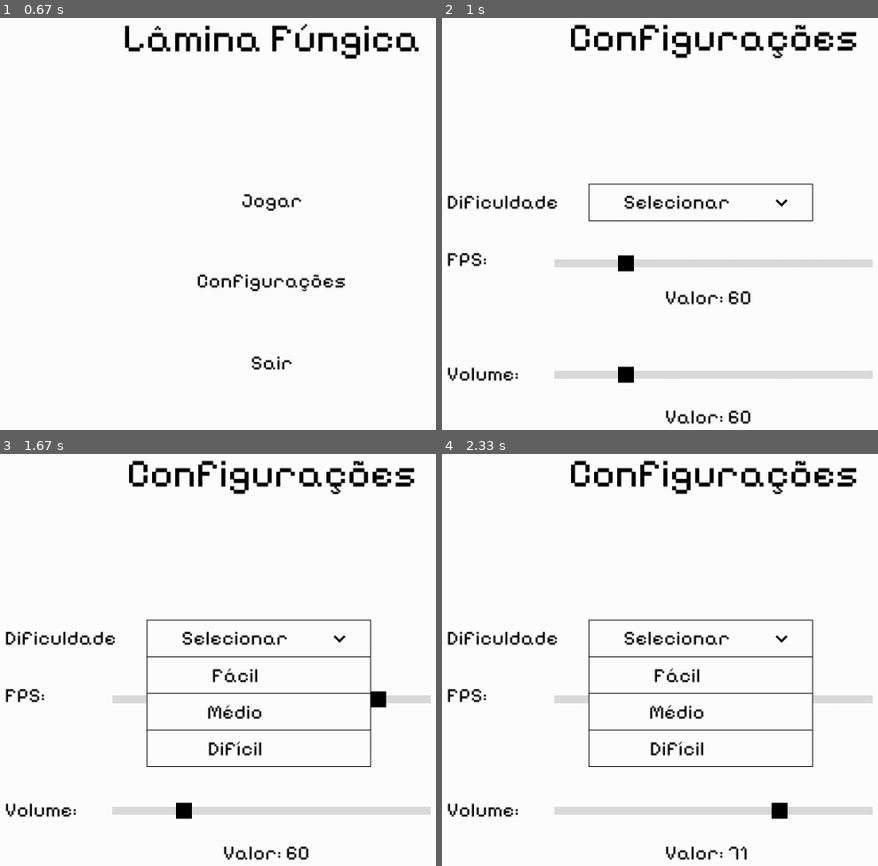
Above: before the commit, frames 1-4 (two rows, left to right).
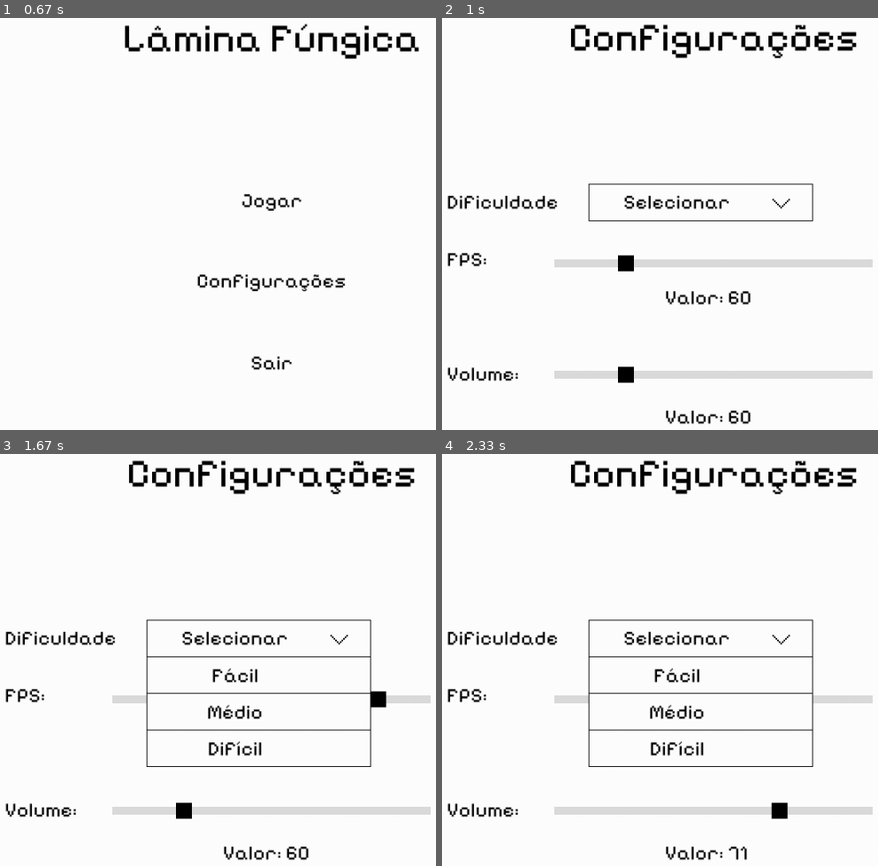
Above: after the commit, the same moments.

Repository: vtamorim/Projeto-pygame
Game: pygame game, started from Jogo/main.py
Same seed, same stepped clock (60 frames per second), same inputs: the game is played once before the commit and once after it.
Inputs (mouse positions are in pixels of both pictures, inside the frame that each line leads up to):
- Up to frame 1 (0.67 s): click (239, 285) at 0.38 s
- Up to frame 2 (1 s): press the mouse at (681, 285) at 0.7 s; move the mouse to (594, 166) at 0.8 s; release the mouse at (507, 46) at 0.93 s
- Up to frame 3 (1.67 s): press the mouse at (183, 697) at 1.03 s; move the mouse to (379, 804) at 1.13 s; release the mouse at (outside the picture) at 1.27 s; press the mouse at (257, 635) at 1.37 s; move the mouse to (178, 758) at 1.47 s; release the mouse at (outside the picture) at 1.6 s
- Up to frame 4 (2.33 s): press the mouse at (821, 697) at 1.7 s; move the mouse to (655, 742) at 1.8 s; release the mouse at (489, 783) at 1.93 s; press the mouse at (625, 808) at 2.03 s; move the mouse to (777, 853) at 2.13 s; release the mouse at (outside the picture) at 2.27 s

Frame 1 is identical in both runs. In frame 2, less than 0.1% of the frame differs, in the area x 75-80%, y 43-47%; in frame 3, less than 0.1%; in frame 4, less than 0.1%.

Commit message:
commitizin de cria

Diff:
--- a/Jogo/game.py
+++ b/Jogo/game.py
@@ -0,0 +1,46 @@
+#Variaveis
+
+
+#Jogador Modo Fácil
+Vida = 150
+Ataque_1 = 15 #Sem Tempo de Recarga
+Ataque_2 = 20 # 1.5 segundos de TdR
+Ataque_Especial = 40 # 2 segundos de TdR
+Ataque_Pulo = 18 # Sem Tempo de Recarga
+Defesa = 10 #O jogador poderá defender de 5 ataques/golpes em um intervalo de tempo
+Velocidade = 1.25
+
+#Jogador Modo Médio
+Vida = 100
+Ataque_1 = 10 #Sem Tempo de Recarga
+Ataque_2 = 15 # 1.5 segundos de TdR
+Ataque_Especial = 45 # 4 Segundos de Tdr
+Ataque_Pulo = 12 # Sem Tempo de Recarga
+Defesa = 5 #O jogador poderá defender de 5 ataques/golpes em um intervalo de tempo
+Velocidade = 1.15
+
+
+#Jogador Modo Díficil
+Vida = 80
+Ataque_1 = 7 #Sem Tempo de Recarga
+Ataque_2 = 10 # 1.5 segundos de TdR
+Ataque_Especial = 40 # 5 segundos de TdR
+Ataque_Pulo = 10 # Sem Tempo de Recarga
+Defesa = 3 #O jogador poderá defender de 5 ataques/golpes em um intervalo de tempo
+Velocidade = 1.05
+
+
+#Cogumelo Modo Fácil
+Vida = 30
+Ataque = 10
+Distancia = 3 #Blocos
+
+#Cogumelo Modo Médio
+Vida = 35
+Ataque = 15
+Distancia = 5 #Blocos
+
+#Cogumelo Modo Difícil
+Vida = 50
+Ataque = 20
+Distancia = 7 #Blocos
--- /dev/null
+++ b/Jogo/menu.py
@@ -0,0 +1,185 @@
+import pygame
+import pygame.freetype
+
+# Inicializando Pygame e FreeType
+pygame.init()
+pygame.freetype.init()
+
+width, height = 1000, 720
+screen = pygame.display.set_mode((width, height))
+clock = pygame.time.Clock()
+
+font_path_title = pygame.freetype.Font('Jogo/PixelifySans-VariableFont_wght.ttf', 50)
+font_path_options = pygame.freetype.Font('Jogo/PixelifySans-VariableFont_wght.ttf', 25)
+
+
+def menu(screen, font_path_title, font_path_options, clock):
+    running = True
+    while running:
+        screen.fill((255, 255, 255))
+        mouse = pygame.mouse.get_pos()
+
+        title_surface, titlerect = font_path_title.render("Lâmina Fúngica", (0, 0, 0))
+        titlerect = title_surface.get_rect(center=(500, 100))
+        screen.blit(title_surface, titlerect)
+
+        # Botões
+        first_option, first_option_rect = font_path_options.render("Iniciar", (0, 0, 0))
+        first_option_rect = first_option.get_rect(center=(500, 300))
+        screen.blit(first_option, first_option_rect)
+
+        second_option, second_option_rect = font_path_options.render("Configurações", (0, 0, 0))
+        second_option_rect = second_option.get_rect(center=(500, 400))
+        screen.blit(second_option, second_option_rect)
+
+        three_option, three_option_rect = font_path_options.render("Sair", (0, 0, 0))
+        three_option_rect = three_option.get_rect(center=(500, 500))
+        screen.blit(three_option, three_option_rect)
+
+        pygame.display.flip()
+
+        for event in pygame.event.get():
+            if event.type == pygame.QUIT:
+                running = False
+
+            if event.type == pygame.MOUSEBUTTONDOWN:
+                if event.button == 1:
+                    if first_option_rect.collidepoint(mouse):
+                        print("Iniciar Jogo")
+                        running = False
+                    elif second_option_rect.collidepoint(mouse):
+                        config(screen, font_path_title, font_path_options, clock)  # Chama config()
+                    elif three_option_rect.collidepoint(mouse):
+                        running = False
+
+        clock.tick(60)
+
+def config(screen, font_path_title, font_path_options, clock):
+    def mostrar_opcoes():
+        pygame.display.set_caption("Opções")
+    dificuldade = ['Fácil', 'Médio', 'Difícil']
+    dif_sel = "Selecionar"
+    largura_borda = 1
+    padding = 30
+    dif_padding = 600
+    mostrar_opcoes = False
+    setinha = pygame.transform.scale(pygame.image.load('Jogo/setinha.png'), (30, 30))
+    min_value = 0
+    max_value_fps = 120
+    max_value_volume = 100
+    slider_value_fps = (max_value_fps - min_value) * 0.5
+    slider_rect_fps = pygame.Rect(300, 720//2, 400, 10)
+    slider_handle_fps = pygame.Rect(380, 720//2 - 5, 20, 20)
+
+    slider_rect_volume = pygame.Rect(300, 500, 400, 10)
+    slider_handle_volume = pygame.Rect(380, 500 - 5, 20, 20)
+    slider_value_volume = (max_value_fps - min_value) * 0.5
+
+    def draw_slider_fps():
+        pygame.draw.rect(screen, (220, 220, 220), slider_rect_fps)
+        pygame.draw.rect(screen, (0, 0, 0), slider_handle_fps)
+
+    def update_slider_fps(x_position):
+        nonlocal slider_handle_fps, slider_value_fps
+        if slider_rect_fps.left < x_position < slider_rect_fps.right:
+            slider_handle_fps.centerx = x_position
+            slider_value_fps = min_value + ((slider_handle_fps.centerx - slider_rect_fps.left) / slider_rect_fps.width) * (max_value_fps - min_value)
+
+    def draw_slider_volume():
+        pygame.draw.rect(screen, (220, 220, 220), slider_rect_volume)
+        pygame.draw.rect(screen, (0, 0, 0), slider_handle_volume)
+
+    def update_slider_volume(x_position):
+        nonlocal slider_handle_volume, slider_value_volume
+        if slider_rect_volume.left < x_position < slider_rect_volume.right:
+            slider_handle_volume.centerx = x_position
+            slider_value_volume = min_value + ((slider_handle_volume.centerx - slider_rect_volume.left) / slider_rect_volume.width) * (max_value_volume - min_value)
+
+    running = True
+    dragging_fps = False
+    dragging_volume = False
+
+    while running:
+        screen.fill((255, 255, 255))
+        mouse = pygame.mouse.get_pos()
+        arrow = pygame.transform.scale(pygame.image.load("Jogo/arrow.png"),(30,30))
+        arrow_rect = arrow.get_rect(topleft = (0,0))
+
+
+        for event in pygame.event.get():
+            if event.type == pygame.QUIT:
+                running = False
+            if event.type == pygame.MOUSEBUTTONDOWN:
+                if event.button == 1:
+                    if 350 < mouse[0] < 620 and 260 < mouse[1] < 310:
+                        mostrar_opcoes = not mostrar_opcoes
+                # Detecta se o clique foi nos sliders
+                if slider_handle_fps.collidepoint(event.pos):
+                    dragging_fps = True
+                if slider_handle_volume.collidepoint(event.pos):
+                    dragging_volume = True
+                if arrow_rect.collidepoint(mouse):
+                    menu(screen, font_path_title, font_path_options, clock)
+            elif event.type == pygame.MOUSEBUTTONUP:
+                dragging_fps = False
+                dragging_volume = False
+            elif event.type == pygame.MOUSEMOTION:
+                if dragging_fps:
+                    update_slider_fps(event.pos[0])
+                if dragging_volume:
+                    update_slider_volume(event.pos[0])
+
+        draw_slider_fps()
+        draw_slider_volume()
+        text_surface, _ = font_path_options.render(f"Valor: {slider_value_fps:.0f}", (0, 0, 0))
+        screen.blit(text_surface, (440, 400))
+        fps_config, fps_rect = font_path_options.render("FPS:", (0, 0, 0))
+        fps_rect = fps_config.get_rect(midleft = (width//6, height*0.5))
+        screen.blit(fps_config,fps_rect)
+
+
+        text_volum,_ = font_path_options.render(f"Valor: {slider_value_volume:.0f}", (0, 0, 0))
+        screen.blit(text_volum, (440, 550))
+        vol_config, vol_rect = font_path_options.render("Volume:", (0, 0, 0))
+        vol_rect = vol_config.get_rect(midleft = (width//6, height*0.7))
+        screen.blit(vol_config, vol_rect)
+
+        if mostrar_opcoes:
+            for niveis in dificuldade:
+                texto, texto_rect = font_path_options.render(niveis, (0, 0, 0))
+                texto_rect = texto.get_rect(center=(width // 2.2, dif_padding + 135))
+                pygame.draw.rect(screen, (0, 0, 0), (343, texto_rect.y - 15, 282, 47), largura_borda)
+                pygame.draw.rect(screen, (255,255,255),(344,texto_rect.y-14,280,45))
+                screen.blit(texto, texto_rect)
+                dif_padding += 46
+                if event.type == pygame.MOUSEBUTTONDOWN:
+                        if texto_rect.collidepoint(mouse):
+                            mostrar_opcoes = False
+                            dif_sel = str(niveis)
+
+        setinha_rect = setinha.get_rect(topleft = (width//2 + 70,height*0.38))
+        title_config, config_rect = font_path_title.render("Configurações", (0, 0, 0))
+        config_rect = title_config.get_rect(center = (width//2, height*0.12))
+
+        dif_config, dif_rect = font_path_options.render("Dificuldade", (0, 0, 0))
+        dif_rect = dif_config.get_rect(midleft = (width//6, height*0.4))
+
+        screen.blit(title_config, config_rect)
+        screen.blit(dif_config, dif_rect)
+        select_dif, sel_rect = font_path_options.render(dif_sel, (0, 0, 0))
+        sel_rect = select_dif.get_rect(center = (width//2.2, height*0.4))
+
+        pygame.draw.rect(screen, (0, 0, 0), (sel_rect.x - padding - 15, sel_rect.y - padding + 15, sel_rect.width + padding * 5, sel_rect.height + padding * 1), largura_borda)
+        screen.blit(select_dif, sel_rect)
+        screen.blit(setinha, setinha_rect)
+        dif_padding = 200
+
+        screen.blit(arrow,arrow_rect)
+
+
+        pygame.display.flip()
+        clock.tick(60)
+
+    mostrar_opcoes()
+
+menu(screen, font_path_title, font_path_options, clock)
Binary file added: Jogo/arrow.png
Binary file changed: Jogo/setinha.png
